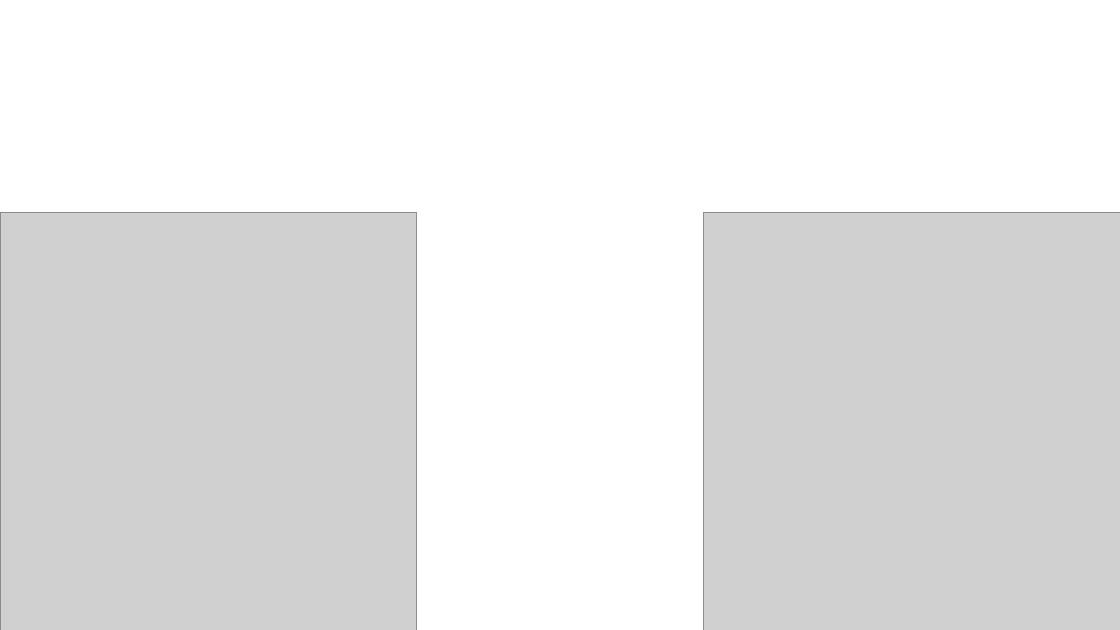
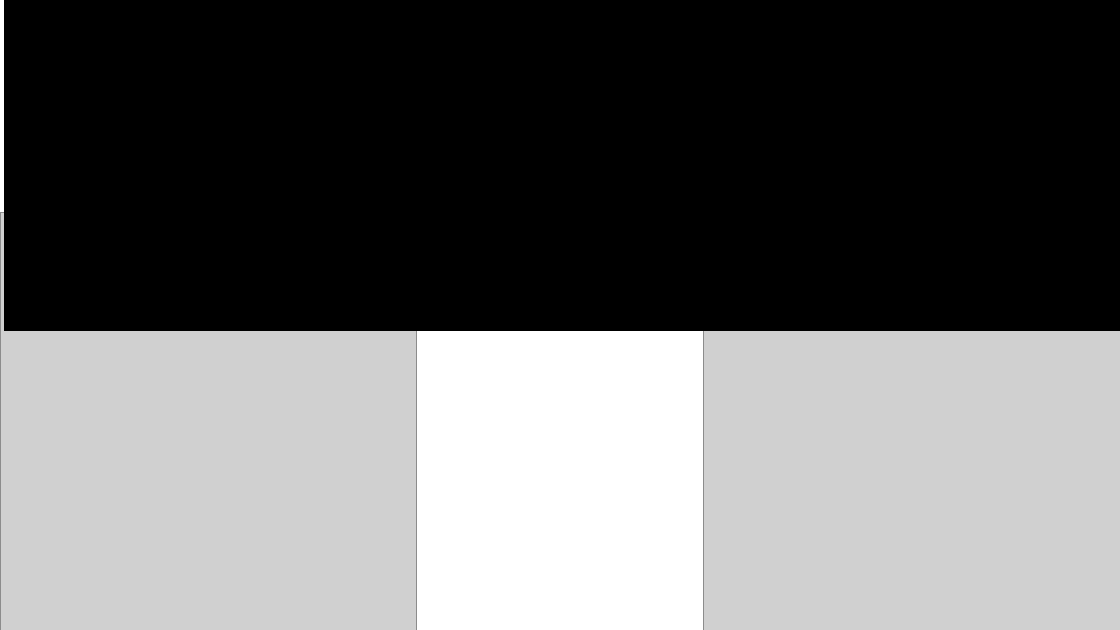
Before and after one commit to juanpa9951/RA_projects, a slide deck: slide 8 of image_calibrator.pptx. Drawn at 1120x630 pixels with LibreOffice and Linux fonts; fonts in the diff are those of the drawing; grey boxes stand for pictures. Boxes give left, top, right and bottom in pixels: in the first picture for what was removed or moved away, otherwise in the second. Text is boxed around its words. In the diff, an @@ line names an element or a change of style, - is before the commit and + after.

```diff
--- a/image_calibrator.pptx
+++ b/image_calibrator.pptx
@@ rectangle added at (x1=4, y1=0, x2=1120, y2=330), fill #000000, outline #000000 1.5 pt @@
```
Also in this commit, not shown: 6 other slides changed, 2 slides added, 2 slides removed, 5 other files.
